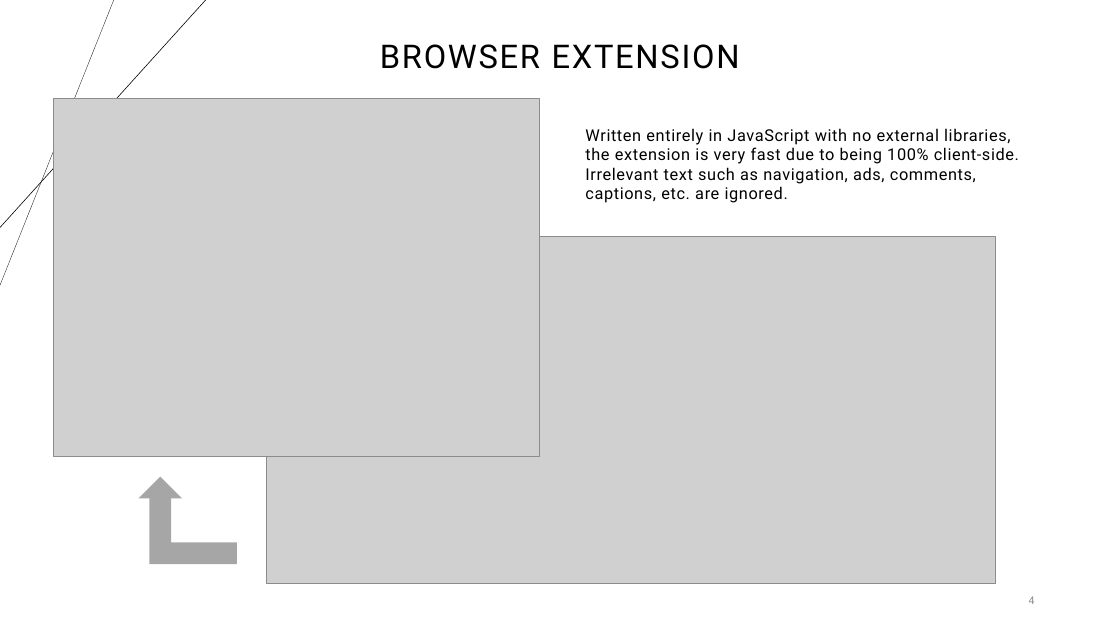
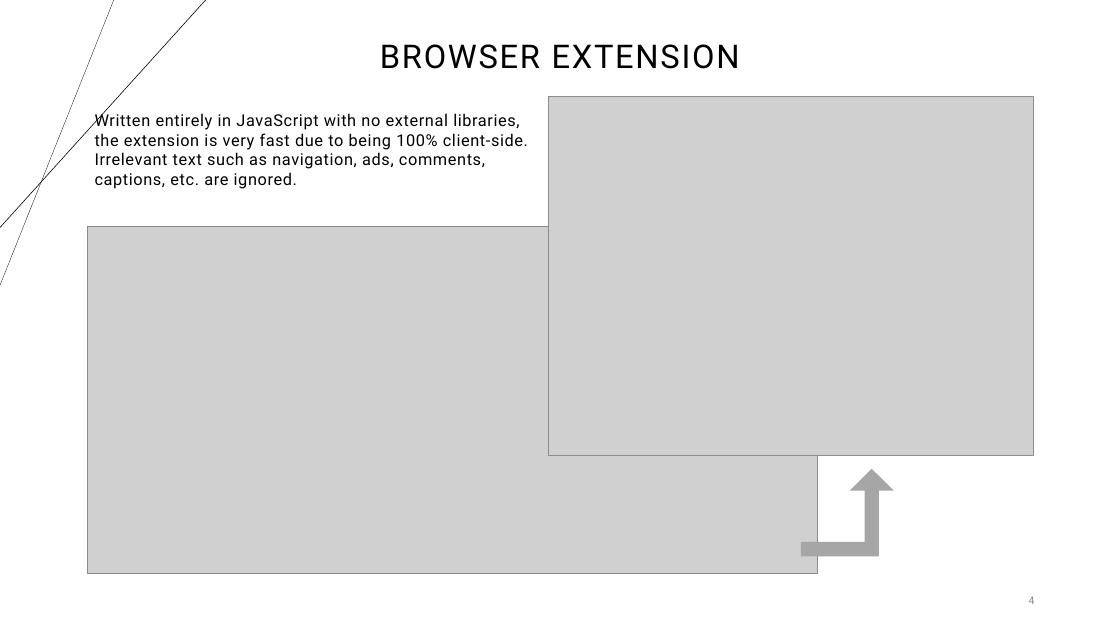
Before and after one commit to devinsburke/CourseProject, a slide deck: slide 4 of Presentation.pptx. Drawn at 1120x630 pixels with LibreOffice and Linux fonts; fonts in the diff are those of the drawing; grey boxes stand for pictures. Boxes give left, top, right and bottom in pixels: in the first picture for what was removed or moved away, otherwise in the second. Text is boxed around its words. In the diff, an @@ line names an element or a change of style, - is before the commit and + after.

Commit message:
Presentation update

```diff
--- a/Presentation.pptx
+++ b/Presentation.pptx
@@ text "Written entirely in JavaScript with ...": place and size @@
-text "Written entirely in JavaScript with ..." at box(585, 128, 1019, 203)
+text "Written entirely in JavaScript with ..." at box(95, 111, 528, 189)
@@ picture: place and size @@
-picture at box(54, 98, 539, 457)
+picture at box(549, 97, 1034, 455)
@@ picture: place and size @@
-picture at box(266, 237, 996, 584)
+picture at box(87, 227, 818, 574)
@@ bent up arrow: place and size @@
-bent up arrow at box(139, 476, 237, 564)
+bent up arrow at box(801, 469, 894, 556)
@@ bent up arrow at box(801, 469, 894, 556): proportions changed; mirrored @@
```
